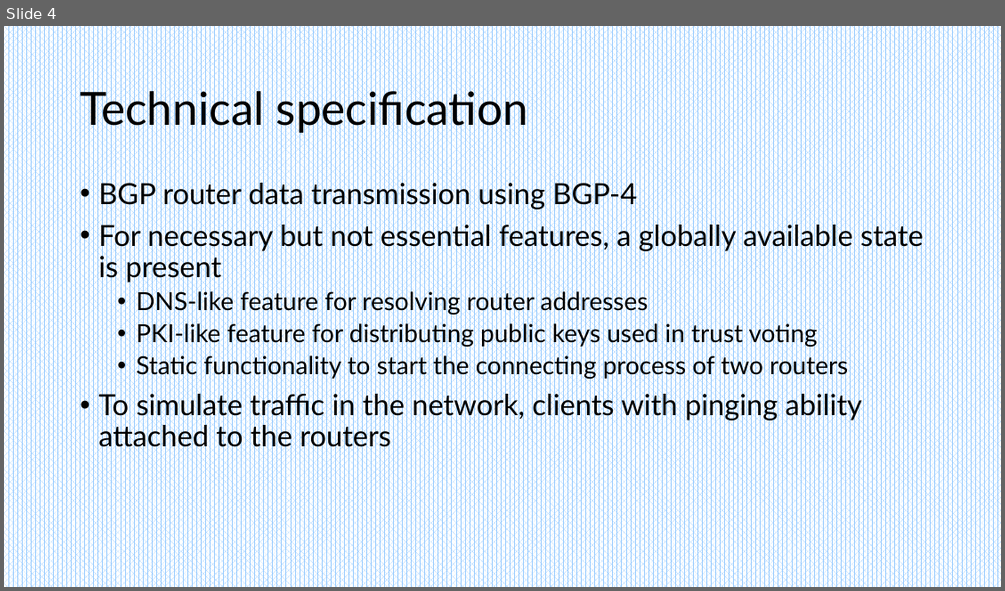
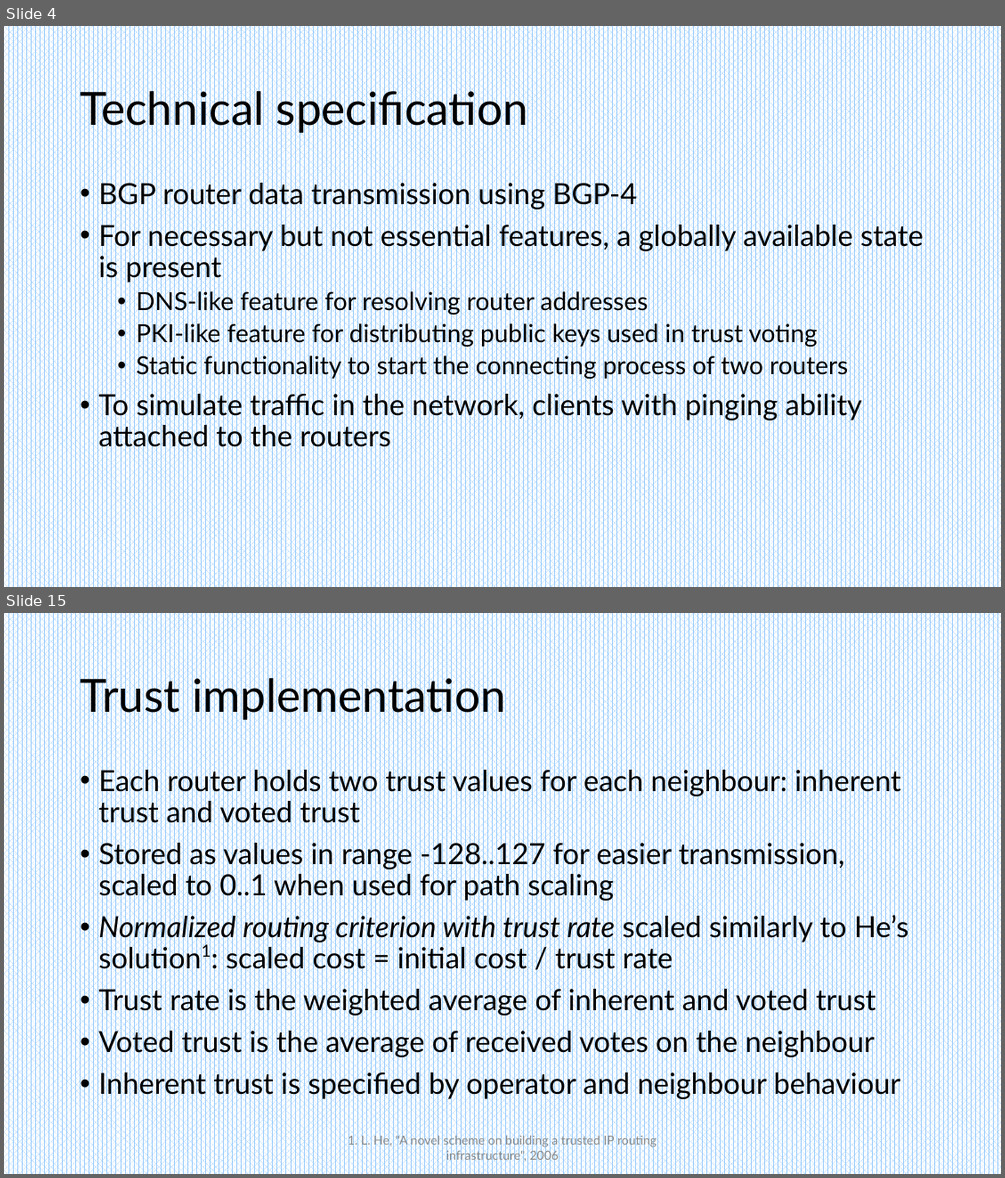
Before and after one commit to Nikheln/BGP-simulator, a slide deck: doc/BGP Simulator.pptx. Shown one above the other, each under a label of ours: slide 4 before the commit, slides 4 and 15 after it; the slides between them are not shown. The pictures are 1005x591 and 1005x1178 pixels, drawn with LibreOffice and Linux fonts; fonts in the diff are those of the drawing. Boxes give left, top, right and bottom in pixels: in the first picture for what was removed or moved away, otherwise in the second. Text is boxed around its words. In the diff, an @@ line names an element or a change of style, - is before the commit and + after.

```diff
--- a/doc/BGP Simulator.pptx
+++ b/doc/BGP Simulator.pptx
@@ slide 15 added at (4,613,1001,1174), background pattern #99CCFF on #FFFFFF @@
@@ title added at (80,672,506,720), 44 pt, text #000000 @@
+Trust implementation
@@ text added at (98,765,908,1100), 28 pt, text #000000 @@
+• Each router holds two trust values for each neighbour: inherent trust and voted trust
+• Stored as values in range -128..127 for easier transmission, scaled to 0..1 when used for path scaling
+• Normalized routing criterion with trust rate scaled similarly to He’s solution1: scaled cost = initial cost / trust rate
+• Trust rate is the weighted average of inherent and voted trust
+• Voted trust is the average of received votes on the neighbour
+• Inherent trust is specified by operator and neighbour behaviour
@@ text added at (348,1134,656,1163), 12 pt, text #8C8C8C @@
+1. L. He, "A novel scheme on building a trusted IP routing infrastructure", 2006
```
Also in this commit, not shown: 2 slides changed, 9 other slides added.
